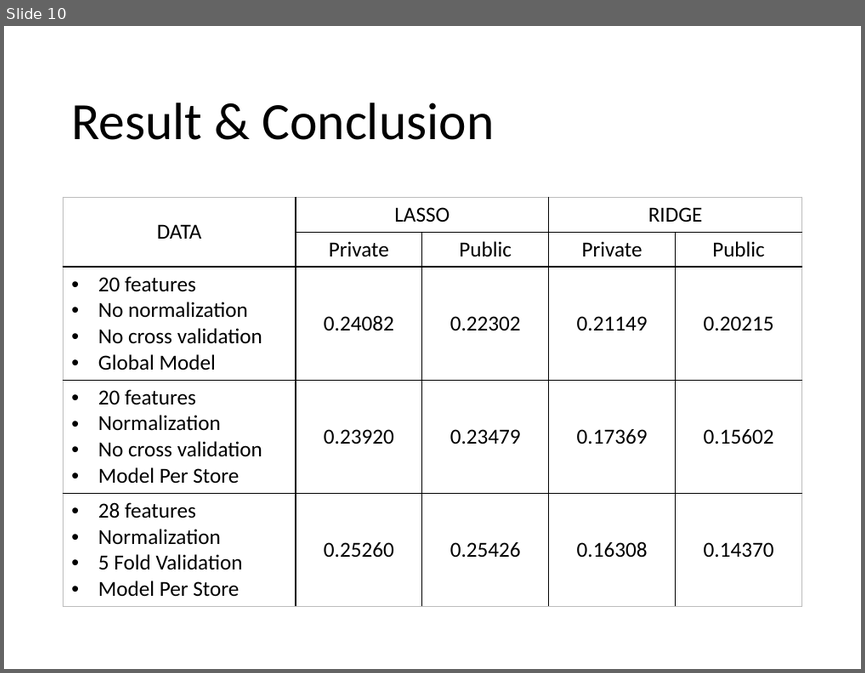
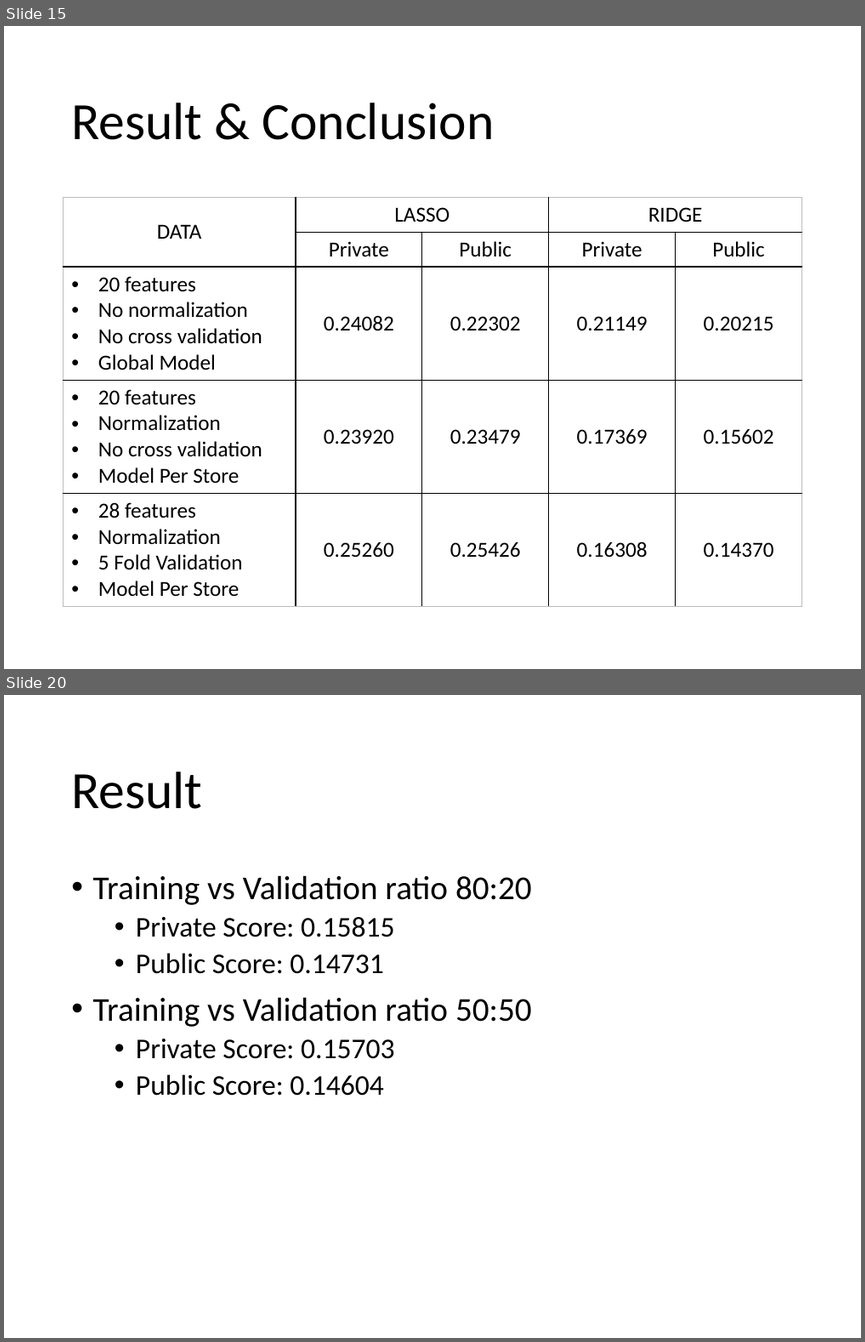
Before and after one commit to Stefan0010/CZ4041, a slide deck: slides/main.pptx. Shown one above the other, each under a label of ours: slide 10 before the commit, slides 15 and 20 after it; the slides between them are not shown. The pictures are 865x673 and 865x1342 pixels, drawn with LibreOffice and Linux fonts; fonts in the diff are those of the drawing. Boxes give left, top, right and bottom in pixels: in the first picture for what was removed or moved away, otherwise in the second. Text is boxed around its words. In the diff, an @@ line names an element or a change of style, - is before the commit and + after.

```diff
--- a/slides/main.pptx
+++ b/slides/main.pptx
@@ slide 20 added at (4,695,861,1338), background #FFFFFF @@
@@ title added at (71,771,202,809), 44 pt, text #000000 @@
+Result
@@ text added at (93,875,532,1095), 24 pt, text #000000 @@
+• Training vs Validation ratio 80:20
+  • Private Score: 0.15815
+  • Public Score: 0.14731
+• Training vs Validation ratio 50:50
+  • Private Score: 0.15703
+  • Public Score: 0.14604
@@ what was slide 10 is now slide 15 @@
```
Also in this commit, not shown: 2 slides changed, 11 other slides added, 1 slide removed.
